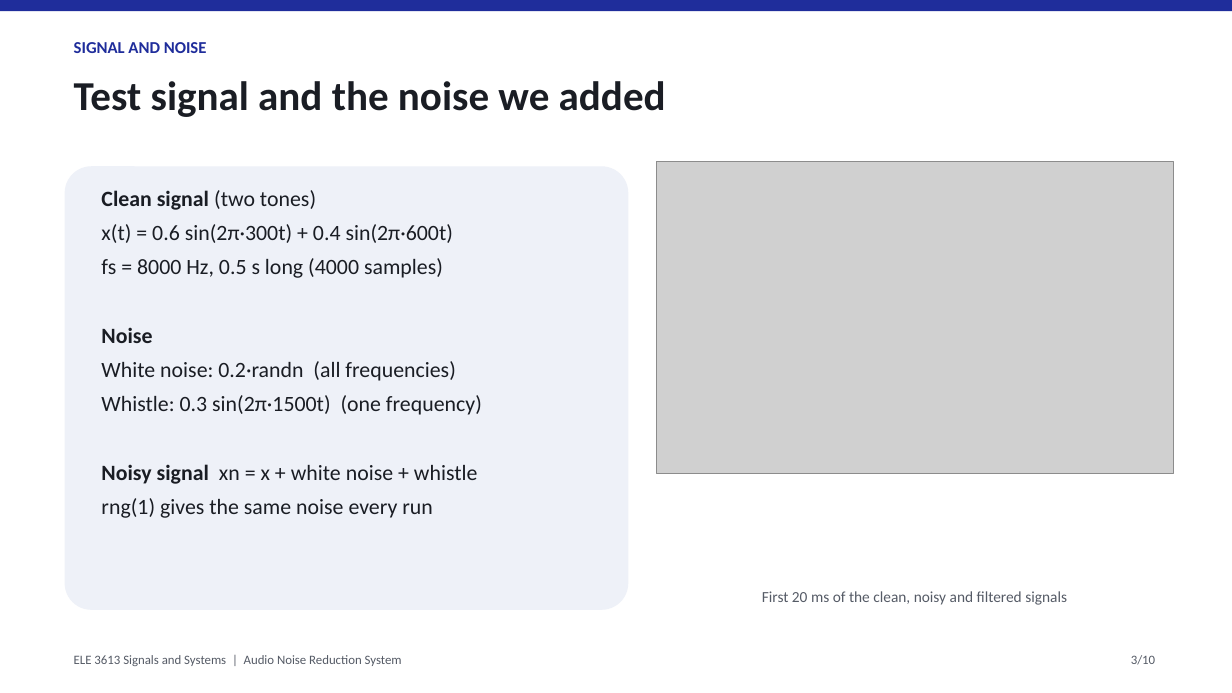
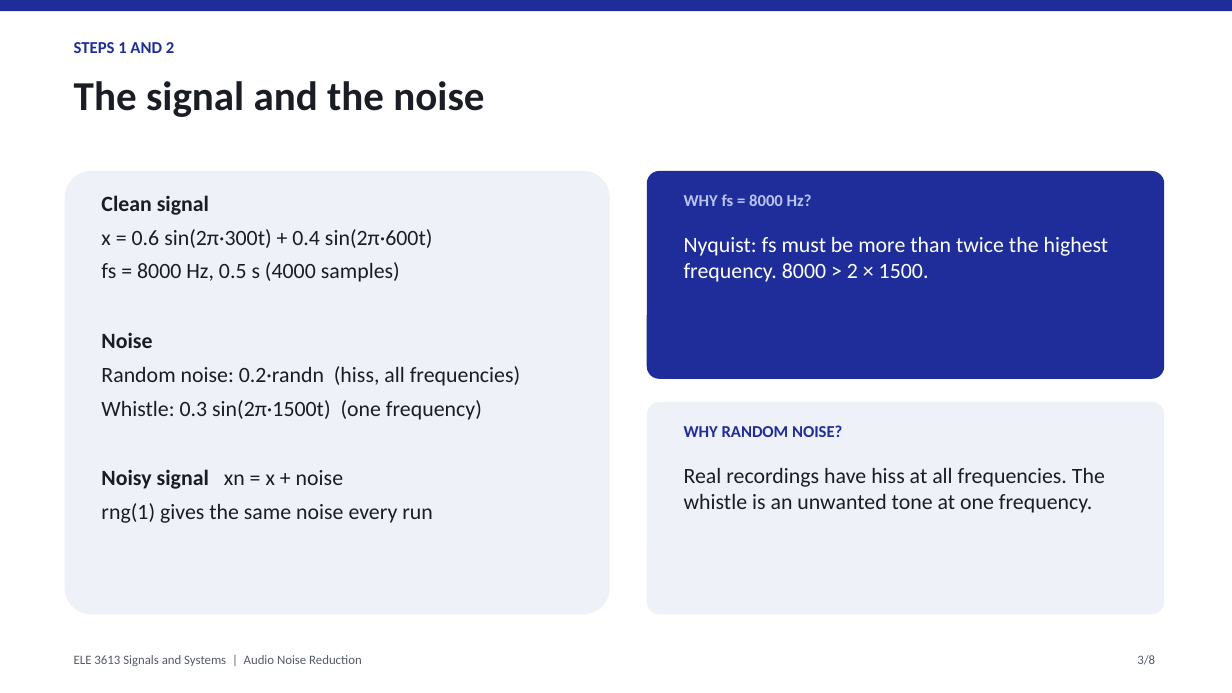
Before and after one commit to sshammaalman-art/Signal-project, a slide deck: slide 3 of AudioNoiseReduction_Presentation.pptx. Drawn at 1232x693 pixels with LibreOffice and Linux fonts; fonts in the diff are those of the drawing; grey boxes stand for pictures. Boxes give left, top, right and bottom in pixels: in the first picture for what was removed or moved away, otherwise in the second. Text is boxed around its words. In the diff, an @@ line names an element or a change of style, - is before the commit and + after.

```diff
--- a/AudioNoiseReduction_Presentation.pptx
+++ b/AudioNoiseReduction_Presentation.pptx
@@ text at [74, 42, 174, 53]: text changed @@
-SIGNAL AND NOISE
+STEPS 1 AND 2
@@ text at [74, 81, 484, 117]: text changed @@
-Test signal and the noise we added
+The signal and the noise
@@ rounded rectangle: place and size @@
-rounded rectangle at [65, 166, 628, 610]
+rounded rectangle at [65, 171, 610, 615]
@@ rounded rectangle added at [647, 171, 1165, 379], fill #1F2D9B @@
@@ picture removed at [656, 162, 1174, 473] @@
@@ text at [101, 195, 432, 282]: text changed @@
-Clean signal (two tones)
-x(t) = 0.6 sin(2π·300t) + 0.4 sin(2π·600t)
-fs = 8000 Hz, 0.5 s long (4000 samples)
+Clean signal
+x = 0.6 sin(2π·300t) + 0.4 sin(2π·600t)
+fs = 8000 Hz, 0.5 s (4000 samples)
@@ text added at [684, 194, 812, 206], 13 pt, text #B8C4F0, bold @@
+WHY fs = 8000 Hz?
@@ text added at [684, 237, 1109, 282], 17 pt, text #FFFFFF @@
+Nyquist: fs must be more than twice the highest frequency. 8000 > 2 × 1500.
@@ text at [101, 366, 520, 386]: text changed @@
-White noise: 0.2·randn (all frequencies)
+Random noise: 0.2·randn (hiss, all frequencies)
@@ rounded rectangle added at [647, 402, 1165, 615], fill #EEF1F8 @@
@@ text added at [684, 425, 842, 437], 13 pt, text #1F2D9B, bold @@
+WHY RANDOM NOISE?
@@ text at [101, 469, 343, 489]: text changed; bold on @@
-Noisy signal xn = x + white noise + whistle
+Noisy signal xn = x + noise
@@ text added at [684, 468, 1105, 513], 17 pt, text #1A1D24 @@
+Real recordings have hiss at all frequencies. The whistle is an unwanted tone at one frequency.
@@ text removed at [762, 591, 1067, 605] @@
-First 20 ms of the clean, noisy and filtered signals
@@ text at [74, 655, 362, 666]: text changed @@
-ELE 3613 Signals and Systems | Audio Noise Reduction System
+ELE 3613 Signals and Systems | Audio Noise Reduction
@@ text at [1137, 655, 1155, 665]: text changed @@
-3/10
+3/8
```
Also in this commit, not shown: 1 other slide changed, 6 slides added, 8 slides removed, 26 other files.
